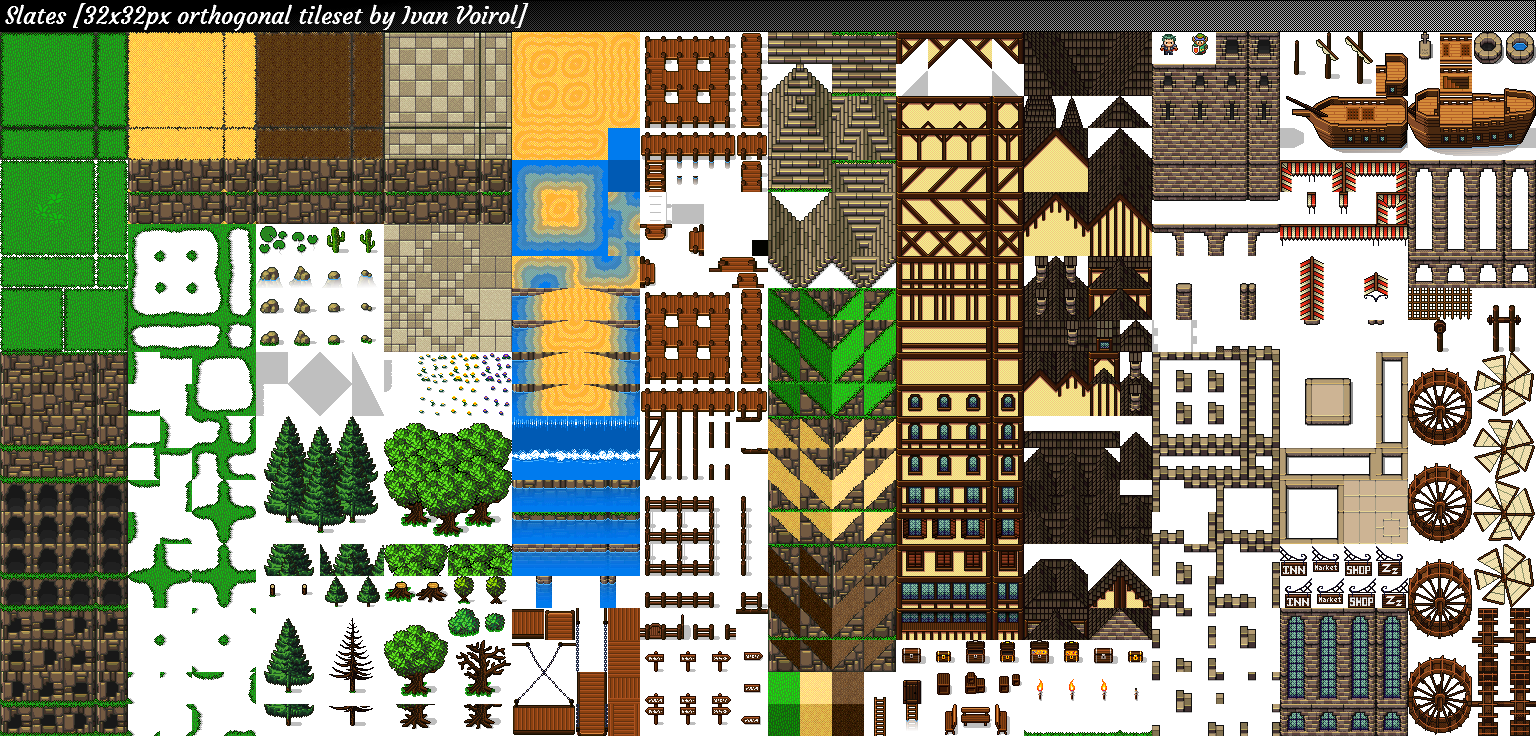
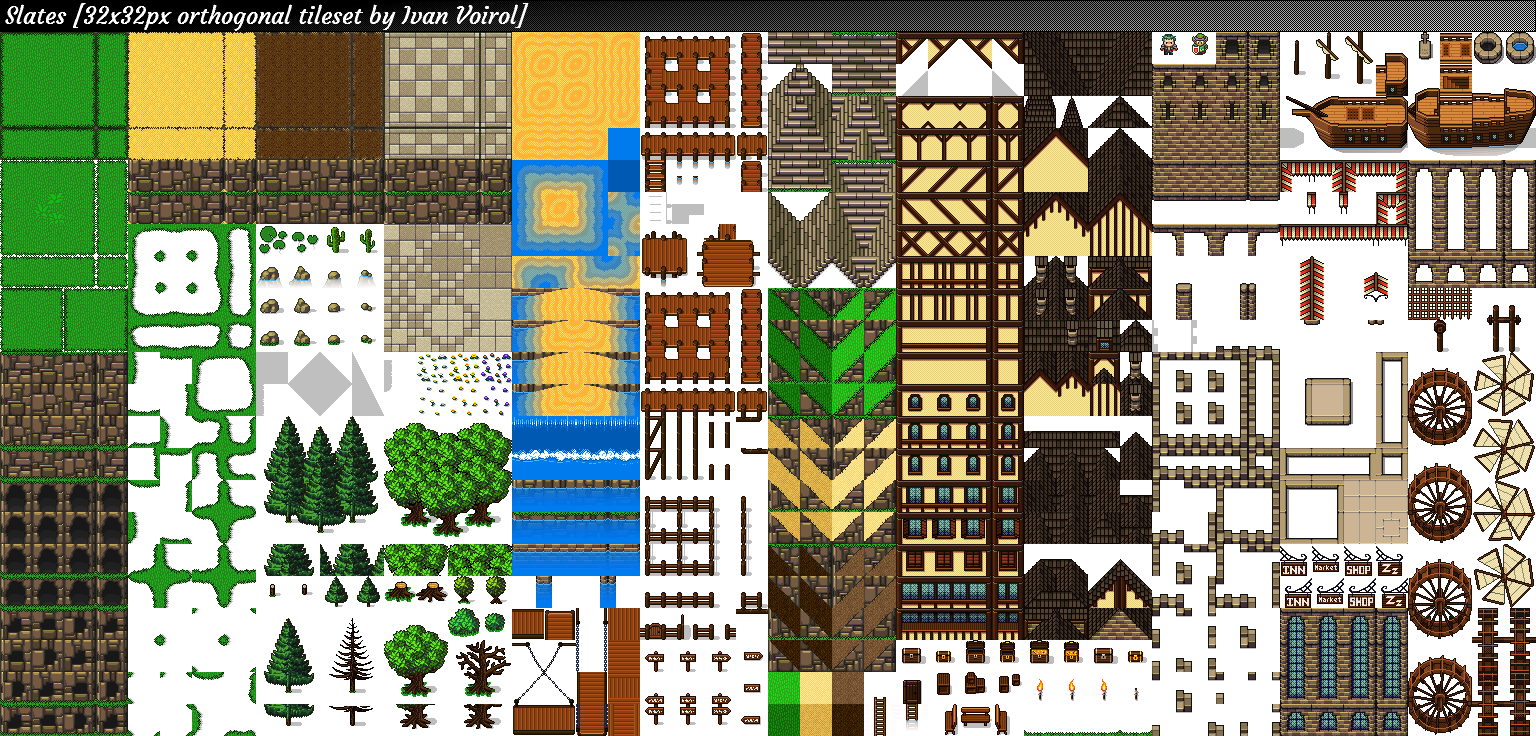
Revision of a layered (1536, 736) image; what changed, layer by layer:
added layer "Layer 32" above "Layer 31" over [733, 226, 736, 232]
added layer "Layer 31" above "Layer 30" over [720, 224, 736, 240]
renamed "Layer 9" to "Layer 30", moved it above "Layer 3", painted on it over [640, 215, 768, 288]
removed layer "Layer 0" over [640, 215, 768, 288]
removed layer "Layer 10" over [752, 240, 768, 256]
